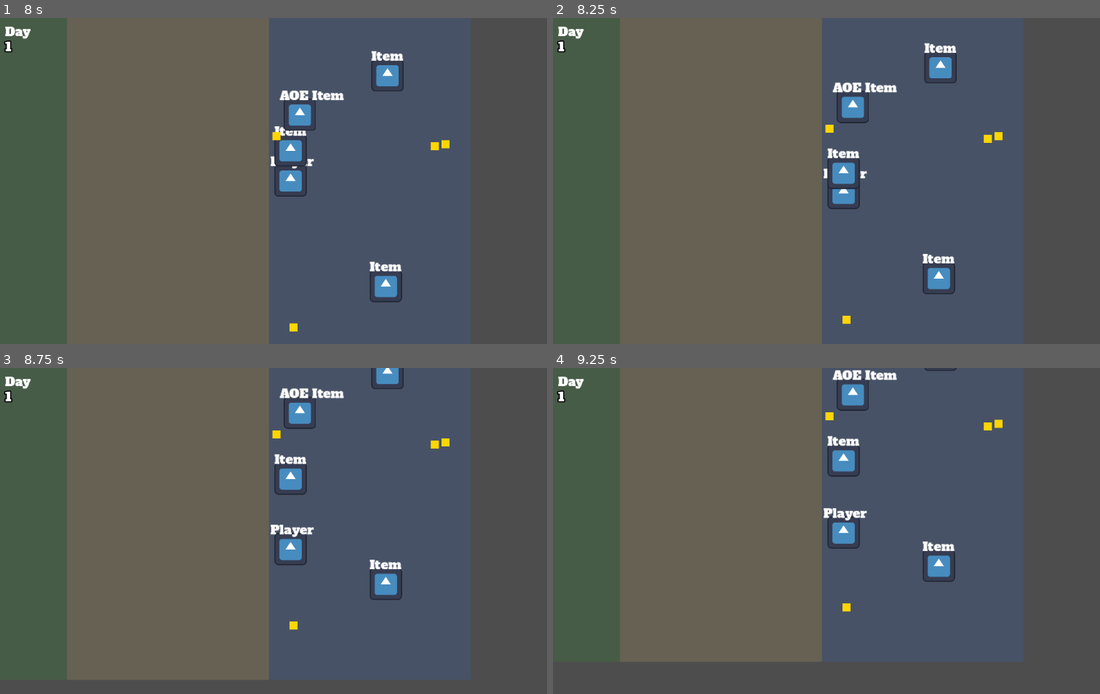
Above: before the commit, frames 1-4 (two rows, left to right).
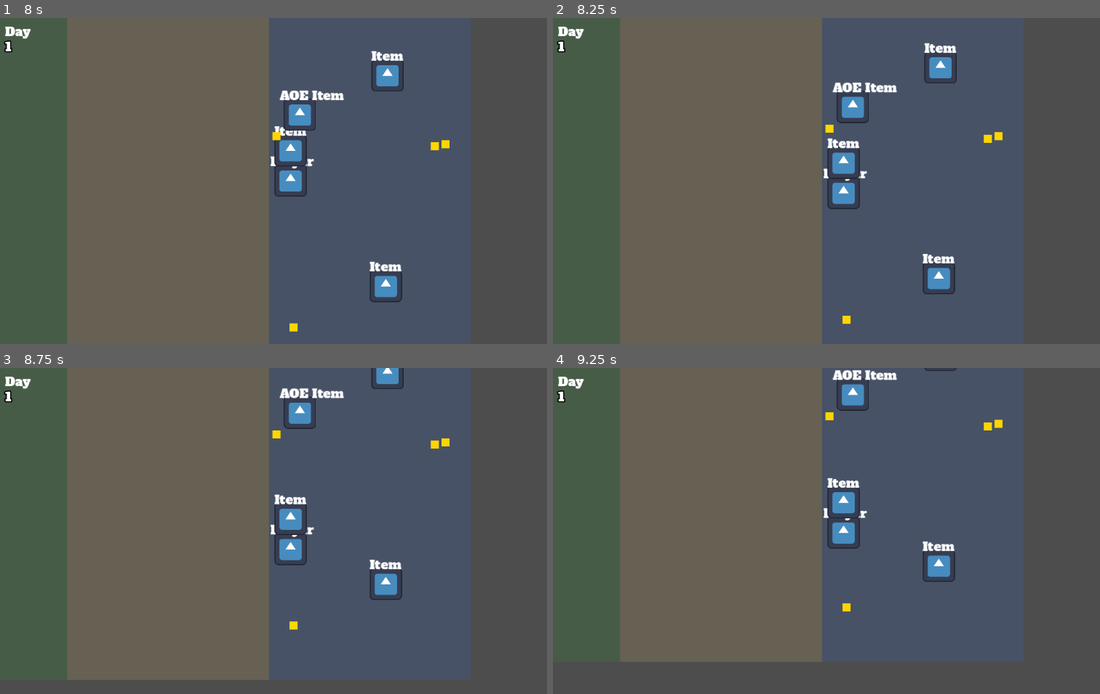
Above: after the commit, the same moments.

Repository: poga/dark-sea
Game: Godot game, scene res://scenes/game/main.tscn
Two runs of this game, one before a commit and one after it. Both use one fixed random seed, a clock stepped at 60 frames per second and the inputs below. The project has no main scene, so this scene is started directly. The engine's default icon, where the game draws it, is replaced by a stand-in: a white triangle on a blue panel in a dark square.
Inputs (mouse positions are in pixels of both pictures, inside the frame that each line leads up to):
- Up to frame 1 (8 s): tap Enter at 0.5 s; move the mouse to (415, 164) at 0.52 s; hold D (move_right) 0.53-1.25 s; hold Space (interact) 0.53-1.25 s; click (415, 164) at 0.67 s; drag from (175, 197) to (38, 181) at 1.27 s; move the mouse to (350, 109) at 2.02 s; hold D (move_right) 2.03-2.75 s; hold Shift 2.03-2.75 s; tap Space (interact) at 2.3 s; drag from (262, 246) to (317, 181) at 2.77 s; move the mouse to (464, 229) at 3.52 s; hold A (move_left) 3.53-4.25 s; hold Space (interact) 3.53-4.25 s; tap Ctrl at 3.6 s; drag from (114, 132) to (350, 181) at 4.27 s; move the mouse to (317, 181) at 5.02 s; hold S (move_down) 5.03-5.75 s; hold Space (interact) 5.03-5.75 s; click (317, 181) at 5.17 s; drag from (202, 99) to (371, 128) at 5.77 s; move the mouse to (415, 164) at 6.52 s; hold W (move_up) 6.53-7.25 s; hold Space (interact) 6.53-7.25 s; tap Alt at 6.6 s; drag from (175, 197) to (371, 161) at 7.27 s
- Up to frame 2 (8.25 s): move the mouse to (903, 109) at 8.02 s; hold S (move_down) from 8.03 s (still down); hold Space (interact) from 8.03 s (still down)
- Up to frame 3 (8.75 s): keep holding S (move_down); keep holding Space (interact)
- Up to frame 4 (9.25 s): release S (move_down) at 8.75 s; release Space (interact) at 8.75 s; drag from (815, 596) to (941, 374) at 8.77 s

Frame 1 is identical in both runs. In frame 2, 0.6% of the frame differs, in the area x 50-57%, y 36-53%; in frame 3, 1.0%; in frame 4, 1.0%, in the area x 50-57%, y 20-47%.

Commit message:
fix: query zone at drop time instead of tracking state
Replaces current_zone state tracking with get_current_zone() that
queries overlapping areas directly. Fixes race condition at zone
boundaries where area_exited fired before area_entered, leaving
current_zone null and preventing drops.

Co-Authored-By: Claude Opus 4.6 <noreply@anthropic.com>

Diff:
--- a/scenes/player/player.gd
+++ b/scenes/player/player.gd
@@ -10,7 +10,6 @@
 
 var held_item: Area2D = null
 var _items_in_range: Array[Area2D] = []
-var current_zone = null  # ZoneScript.ZoneType or null
 
 func _ready():
 	$Camera2D.position_smoothing_speed = camera_smoothing_speed
@@ -54,16 +53,24 @@
 	nearest.position = Vector2.ZERO
 	item_picked_up.emit(nearest)
 
+func get_current_zone():
+	for area in $PickupZone.get_overlapping_areas():
+		if "zone_type" in area:
+			return area.zone_type
+	return null
+
 func can_drop() -> bool:
-	if current_zone == null:
+	var zone = get_current_zone()
+	if zone == null:
 		return false
-	return current_zone != ZoneScript.ZoneType.SEA
+	return zone != ZoneScript.ZoneType.SEA
 
 func drop_item():
 	var item: Area2D = held_item
 	var drop_pos: Vector2 = global_position
 	held_item = null
-	if current_zone == ZoneScript.ZoneType.TOWER:
+	var zone = get_current_zone()
+	if zone == ZoneScript.ZoneType.TOWER:
 		item.drop()
 	else:
 		item.drop_as_pickup()
@@ -73,14 +80,9 @@
 	item_dropped.emit(item, drop_pos)
 
 func _on_pickup_zone_area_entered(area: Area2D):
-	if "zone_type" in area:
-		current_zone = area.zone_type
-	elif area != held_item and area.has_method("pick_up"):
+	if area != held_item and area.has_method("pick_up"):
 		_items_in_range.append(area)
 
 func _on_pickup_zone_area_exited(area: Area2D):
-	if "zone_type" in area:
-		if current_zone == area.zone_type:
-			current_zone = null
-	else:
+	if not "zone_type" in area:
 		_items_in_range.erase(area)
